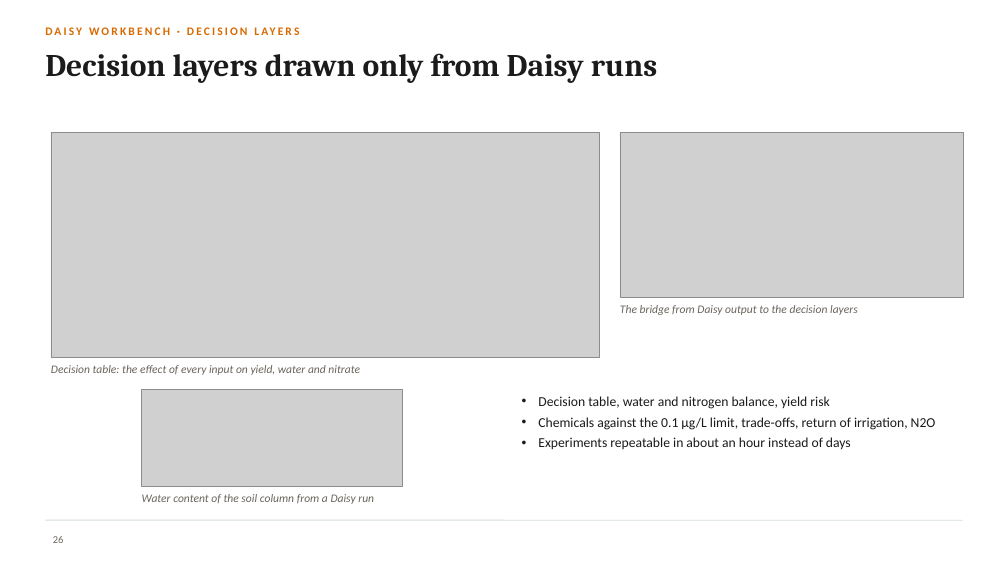
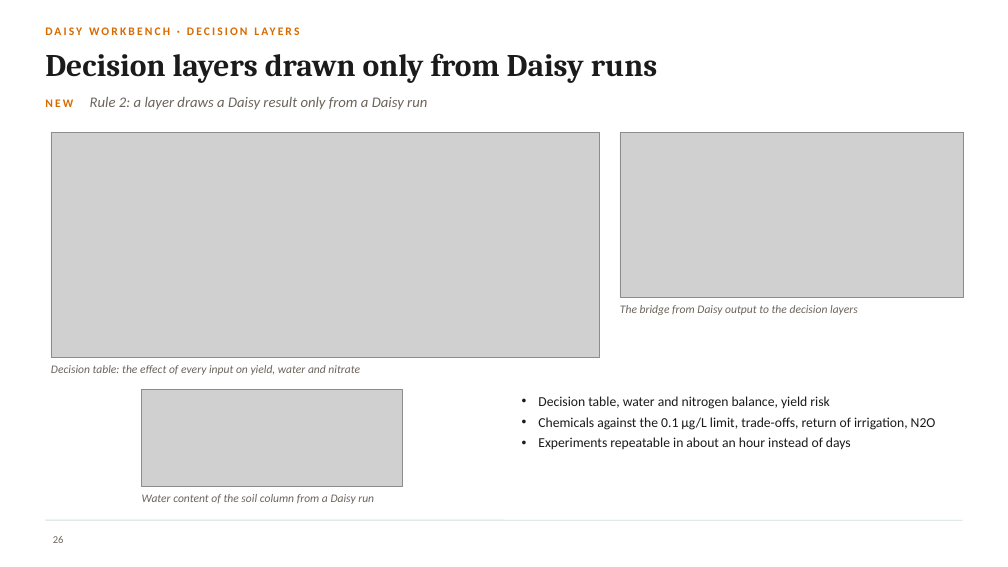
Before and after one commit to halilunaziru73-creator/Coupled-Water-Fluxes-Pore-Scale-Dynamics-Precision-Irrigation-Mulching-Feedback-Loops, a slide deck: slide 26 of Manuscripts/pdf/Supplementary/SWAFL_Presentation.pptx. Drawn at 1008x567 pixels with LibreOffice and Linux fonts; fonts in the diff are those of the drawing; grey boxes stand for pictures; background and template pictures are left out. Boxes give left, top, right and bottom in pixels: in the first picture for what was removed or moved away, otherwise in the second. Text is boxed around its words. In the diff, an @@ line names an element or a change of style, - is before the commit and + after.

```diff
--- a/Manuscripts/pdf/Supplementary/SWAFL_Presentation.pptx
+++ b/Manuscripts/pdf/Supplementary/SWAFL_Presentation.pptx
@@ text added at (45,97,427,110), 14 pt, text #6B645C, italic @@
+NEW Rule 2: a layer draws a Daisy result only from a Daisy run
```
Also in this commit, not shown: 10 other slides changed.
